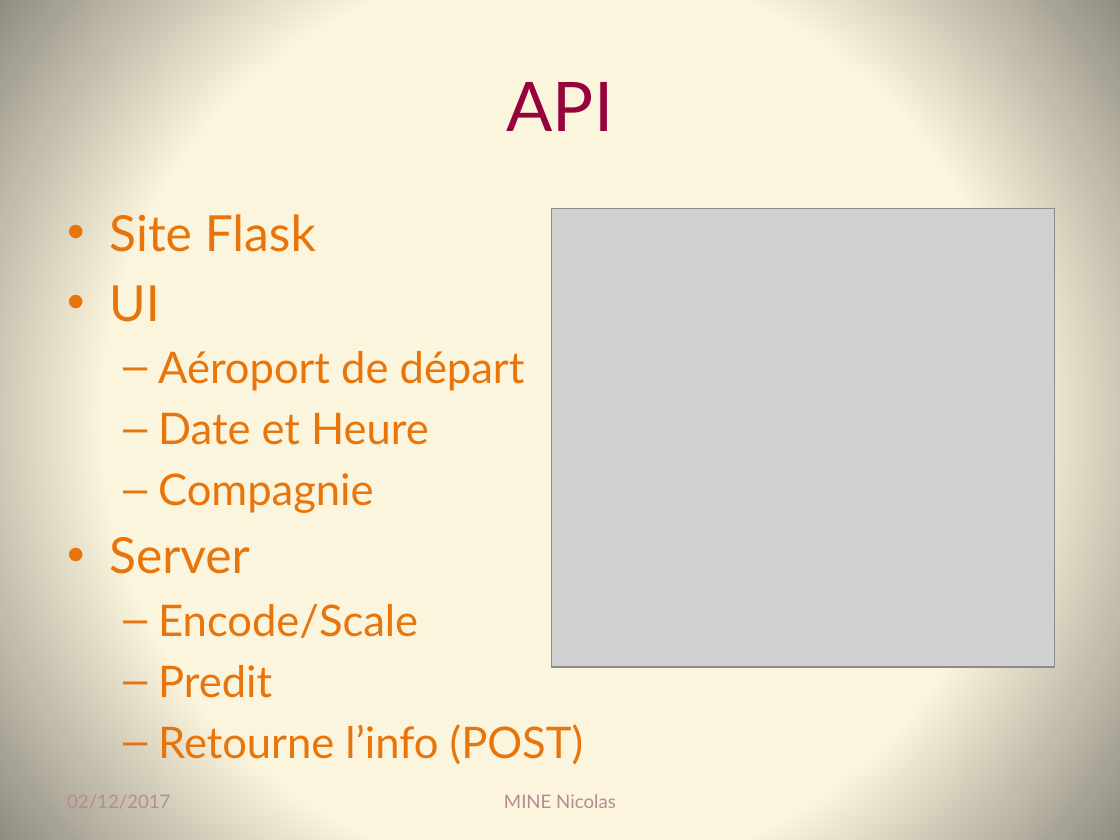
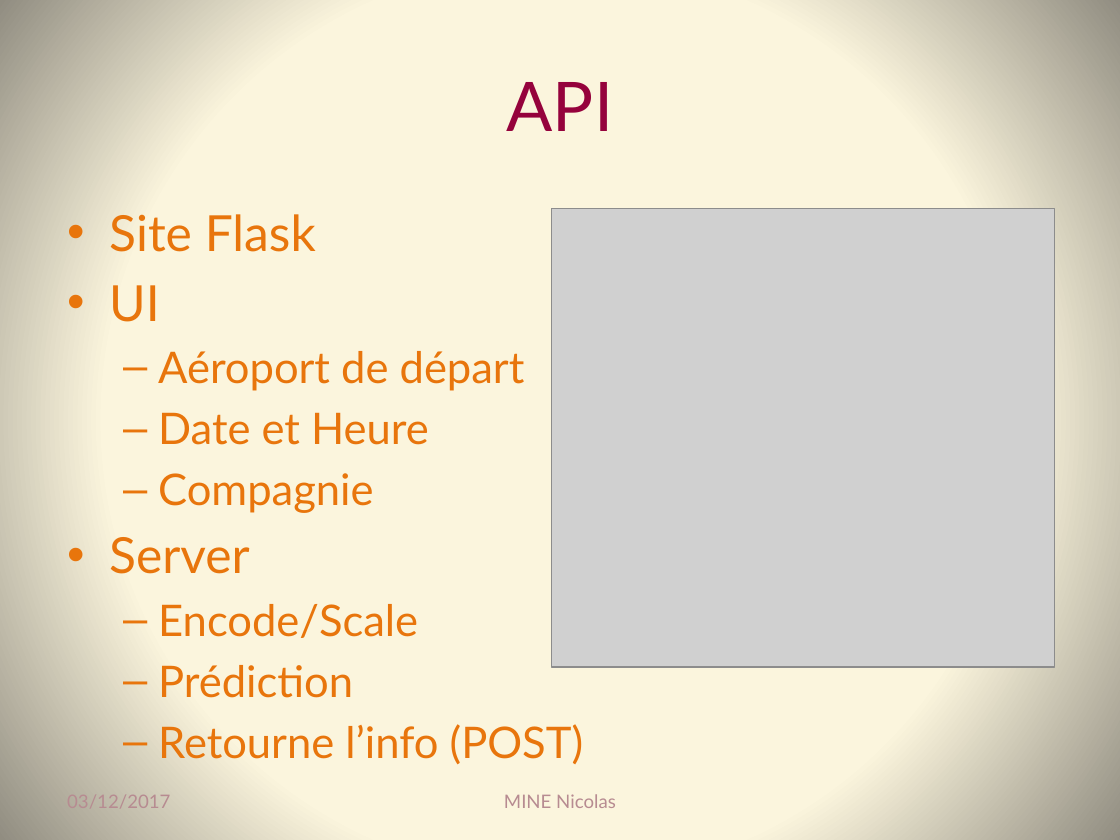
Before and after one commit to Coni63/OC_DS, a slide deck: slide 33 of P4/Presentation-projet_4.pptx (slide 31 before the commit). Drawn at 1120x840 pixels with LibreOffice and Linux fonts; fonts in the diff are those of the drawing; grey boxes stand for pictures. Boxes give left, top, right and bottom in pixels: in the first picture for what was removed or moved away, otherwise in the second. Text is boxed around its words. In the diff, an @@ line names an element or a change of style, - is before the commit and + after.

```diff
--- a/P4/Presentation-projet_4.pptx
+++ b/P4/Presentation-projet_4.pptx
@@ text at bbox=[158, 665, 353, 698]: text changed @@
-  – Predit
+  – Prédiction
@@ text at bbox=[67, 795, 170, 808]: text changed @@
-02/12/2017
+03/12/2017
```
Also in this commit, not shown: 36 other slides changed, 2 slides added, 14 other files.
